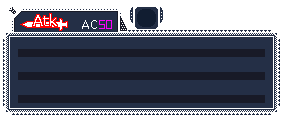
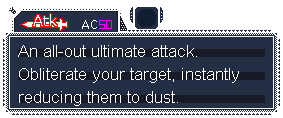
The second 283×118 image is a revision of the first. Changes to its layers:
renamed "Pasted Layer" to "An all-out ultimate attack. Ob...", showed it, moved it above "BG", painted on it over left=18, top=45, right=239, bottom=106
